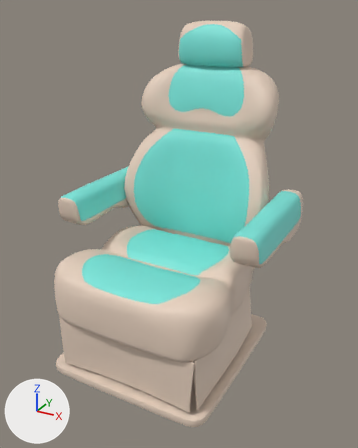
One commit to the glTF model public/assets/models/2/chair1_v03.glb: the scene before it, then after it.
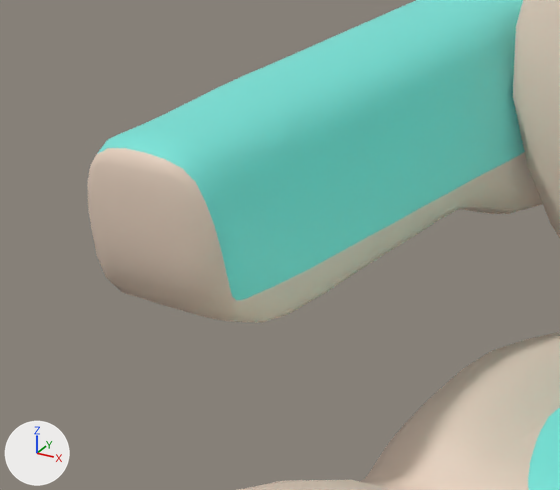
The first picture shows the older version from a 50 mm camera at (0.648, -1.117, 0.981) aimed at (0.026, 0.014, 0.415). The close-ups show the older and then the newer version on the part from 12% to 37% of the width and 39% to 56% of the height of that picture. Only the edits that show in the close-ups are written down. Every picture has the same lights, and +X, +Y and +Z are marked at lower left. Where no turn or scale is listed for an object, it has been applied to the vertices.

Before the edit, the objects in view are built like this:
```python
me_mesh_010 = bpy.data.meshes.new('Mesh.010')
me_mesh_010.from_pydata(...)  # 231 vertices, 400 faces; spans x -0.154..0.154, y -0.103..0.103, z -0.014..0.014
me_mesh_010.materials.append(mat_diamond1)  # cyan #7ae5db
me_mesh_012 = bpy.data.meshes.new('Mesh.012')
me_mesh_012.from_pydata(...)  # 556 vertices, 1027 faces; spans x -0.044..0.044, y -0.2..0.2, z -0.057..0.057
me_mesh_012.materials.append(mat_base)  # beige #e5cfbd
me_mesh_013 = bpy.data.meshes.new('Mesh.013')
me_mesh_013.from_pydata(...)  # 449 vertices, 813 faces; spans x -0.044..0.044, y -0.177..0.177, z -0.037..0.037
me_mesh_013.materials.append(mat_diamond1)  # cyan #7ae5db
ob_right_arm_lower = bpy.data.objects.new('right_arm_lower', me_mesh_012)
ob_right_arm_lower.location = (-0.2716, 0.0827, 0.4258)
ob_right_arm_upper = bpy.data.objects.new('right_arm_upper', me_mesh_013)
ob_right_arm_upper.location = (-0.2717, 0.0655, 0.4485)
ob_seat_bottom_lower = bpy.data.objects.new('seat_bottom_lower', me_mesh_010)
ob_seat_bottom_lower.location = (0.0002, 0.0553, 0.3126)
# also in view: 'seat_bottom' at (0.0, -0.039, 0.264); 'seat_back' at (0.0, 0.223, 0.51)
```
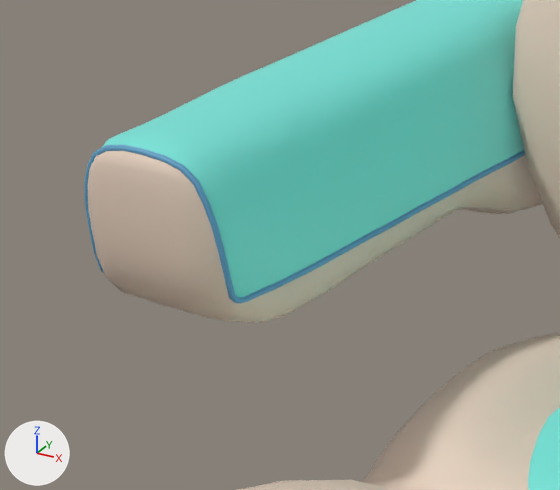
What differs and where, as boxes [x1, y1, x2, y2] in the close-ups (560 x 490 px):
'right_arm_piping', added: after [84, 145, 525, 303]

Diff of the bpy script that builds the scene:
```diff
--- a/public/assets/models/2/chair1_v03.glb.py
+++ b/public/assets/models/2/chair1_v03.glb.py
@@ mat_piping @@
+mat_piping = principled_material('piping')
+mat_piping.base_color = (0.119, 0.354, 0.573)  # blue #61a1c7
+mat_piping.roughness = 0.553
@@ me_mesh_016 @@
+me_mesh_016.from_pydata(...)  # 996 vertices, 1992 faces; spans x -0.045..0.045, y -0.179..0.179, z -0.038..0.036
+me_mesh_016.materials.append(mat_piping)  # blue #61a1c7
@@ ob_right_arm_piping @@
+ob_right_arm_piping = bpy.data.objects.new('right_arm_piping', me_mesh_016)
+ob_right_arm_piping.location = (-0.2717, 0.0655, 0.4485)
```
